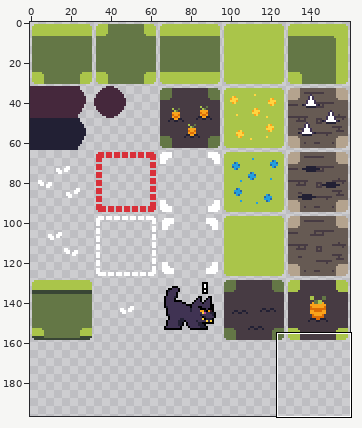
Sprite sheet -- assets/spritesheet.png. Above, an overview of the earlier version with the close-up marked.
Close-up. As it was:
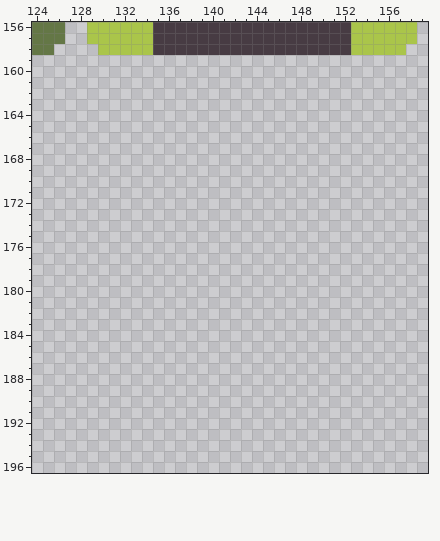
The file is 160x320 pixels. Shown: x 124..159, y 156..196. The wide view leaves out empty margins.
And afterwards:
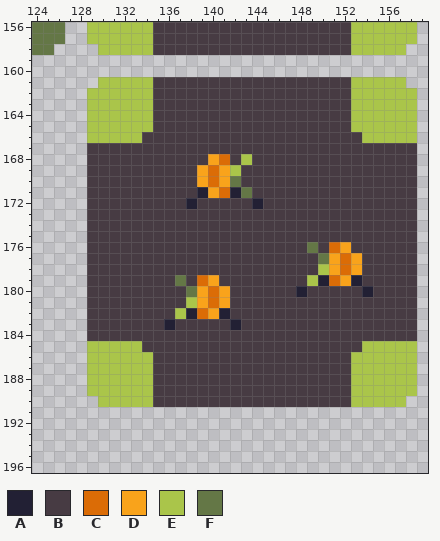
Palette (. is transparent): A #222034  B #473b43  C #db6c06  D #f9a31b  E #aac54a  F #647746
Edits made:
The author put colour A in row 171 at x 139 and 142; in row 172 at x 138 and 144; in row 179 at x 150 and 153; in row 180 at x 148 and 154; in row 182 at x 138 and 141; in row 183 at x 136 and 142.
The author put colour B in rows 161 to 165 at x 135 to 152; in row 166 at x 134 to 153; in row 167 at x 129 to 158; in row 168 at x 129 to 139, 142 and 144 to 158; in rows 169 to 170 at x 129 to 138 and 143 to 158; in row 171 at x 129 to 138 and 144 to 158.
The author put colour B in row 172 at x 129 to 137, 139 to 143 and 145 to 158; in rows 173 to 175 at x 129 to 158; in row 176 at x 129 to 148, 150 and 153 to 158; in rows 177 to 178 at x 129 to 149 and 154 to 158; in row 179 at x 129 to 136, 138, 141 to 148 and 154 to 158; in row 180 at x 129 to 137, 142 to 147, 149 to 153 and 155 to 158.
The author put colour B in row 181 at x 129 to 137 and 142 to 158; in row 182 at x 129 to 136 and 142 to 158; in row 183 at x 129 to 135, 137 to 141 and 143 to 158; in row 184 at x 129 to 158; in row 185 at x 134 to 153; in rows 186 to 190 at x 135 to 152.
The author put colour C in row 168 at x 141; in rows 169 to 170 at x 140; in row 171 at x 141; in row 176 at x 151; in rows 177 to 178 at x 152; in row 179 at x 139 and 151.
The author put colour C in rows 180 to 181 at x 140; in row 182 at x 139.
The author put colour D in row 168 at x 140; in rows 169 to 170 at x 139 and 141; in row 171 at x 140; in row 176 at x 152; in rows 177 to 178 at x 151 and 153; in row 179 at x 140 and 152.
The author put colour D in rows 180 to 181 at x 139 and 141; in row 182 at x 140.
The author put colour E in row 161 at x 130 to 134 and 153 to 157; in rows 162 to 165 at x 129 to 134 and 153 to 158; in row 166 at x 129 to 133 and 154 to 158; in row 168 at x 143; in row 169 at x 142; in row 178 at x 150.
The author put colour E in row 179 at x 149; in row 181 at x 138; in row 182 at x 137; in row 185 at x 129 to 133 and 154 to 158; in rows 186 to 189 at x 129 to 134 and 153 to 158; in row 190 at x 130 to 134 and 153 to 157.
The author put colour F in row 170 at x 142; in row 171 at x 143; in row 176 at x 149; in row 177 at x 150; in row 179 at x 137; in row 180 at x 138.
Where, in picture pixels (left, top, right, bottom), the same in both close-ups:
added: (87, 77, 417, 407)
